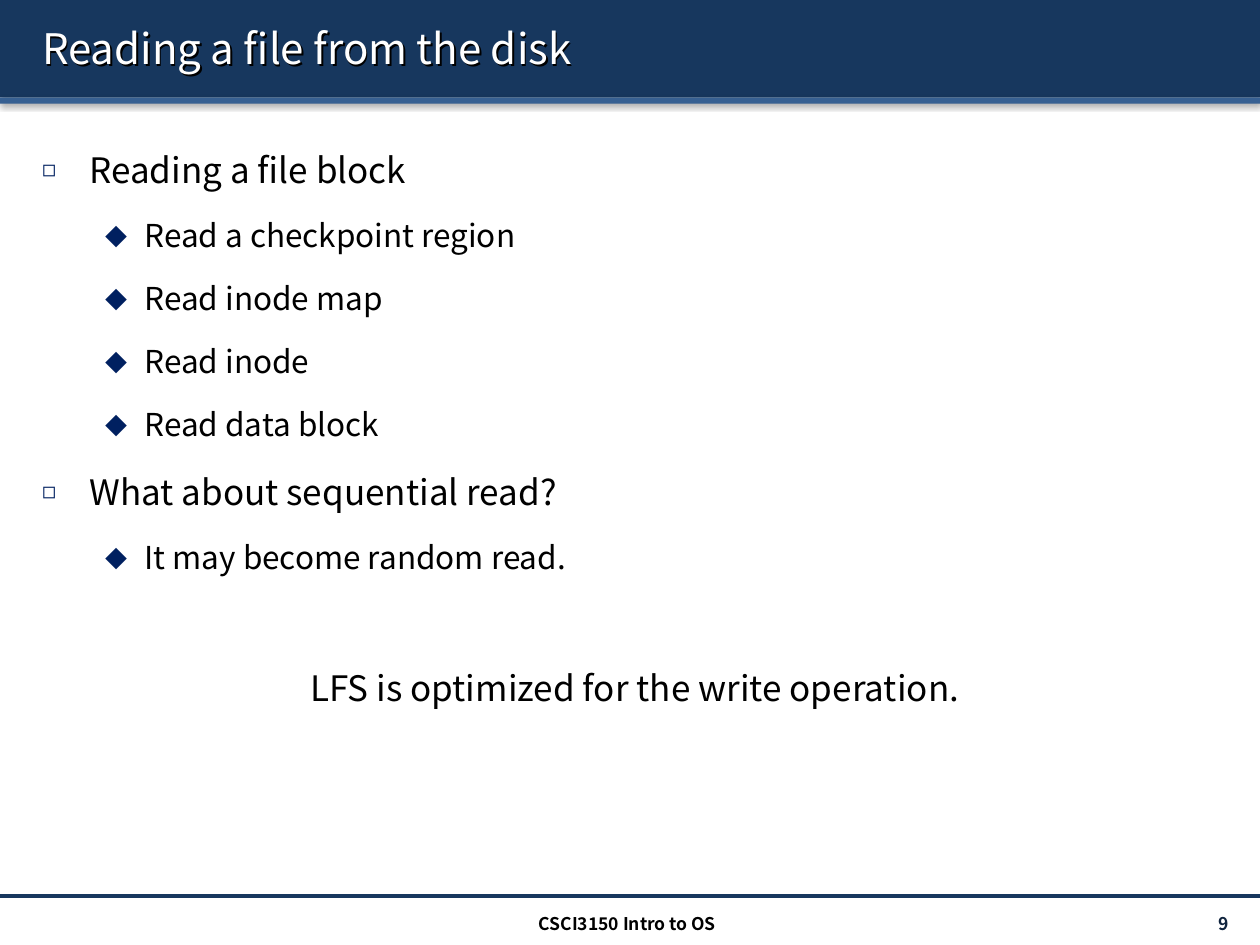
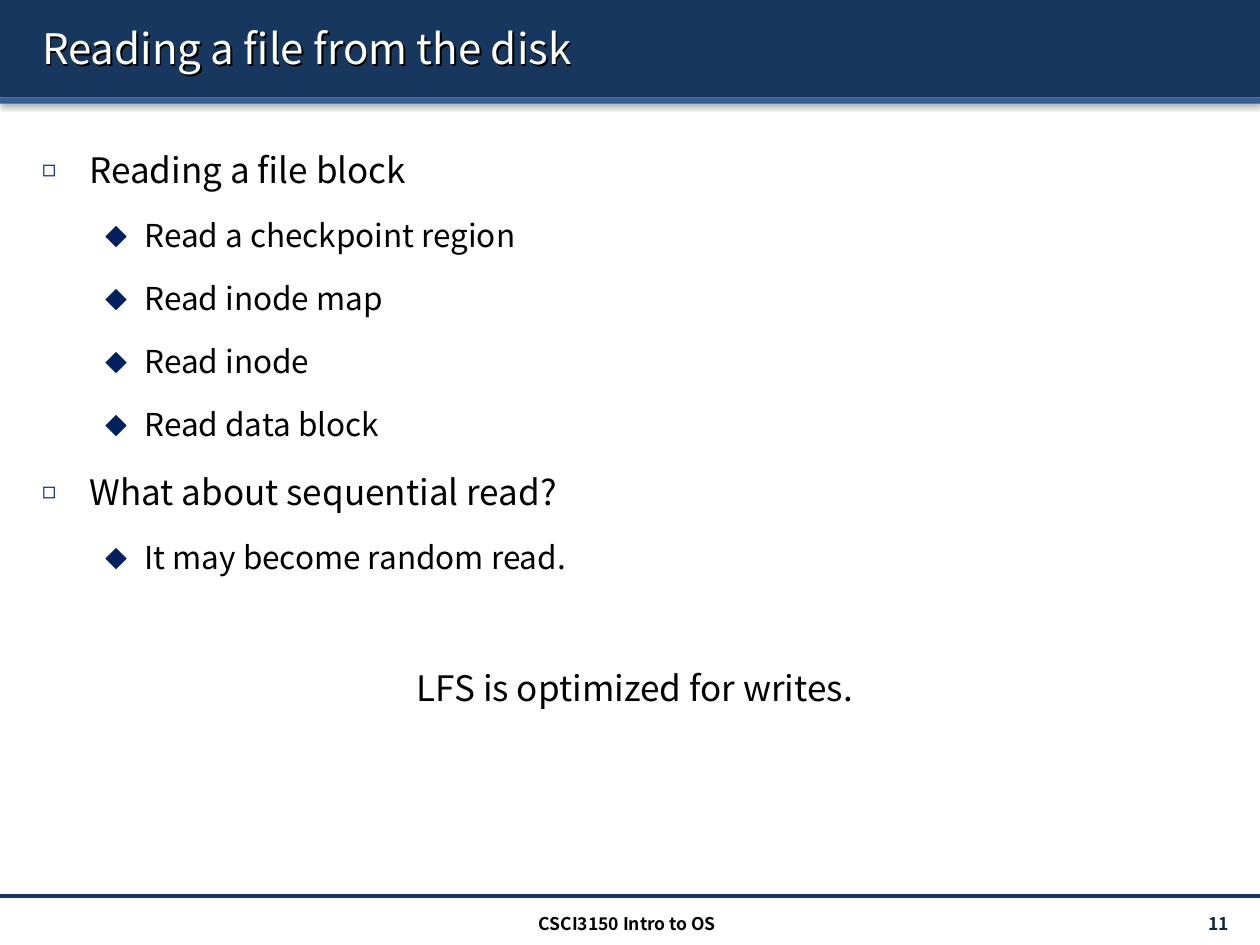
Before and after one commit to henryhxu/CSCI3150, a slide deck: slide 11 of lecture/lec15_lfs.pptx (slide 9 before the commit). Drawn at 1260x945 pixels with LibreOffice and Linux fonts; fonts in the diff are those of the drawing. Boxes give left, top, right and bottom in pixels: in the first picture for what was removed or moved away, otherwise in the second. Text is boxed around its words. In the diff, an @@ line names an element or a change of style, - is before the commit and + after.

```diff
--- a/lecture/lec15_lfs.pptx
+++ b/lecture/lec15_lfs.pptx
@@ text at [417,672,853,709]: text changed @@
-LFS is optimized for the write operation.
+LFS is optimized for writes.
@@ page number at [1208,917,1229,930]: text changed @@
-9
+11
```
Also in this commit, not shown: 13 other slides changed, 6 slides added.
